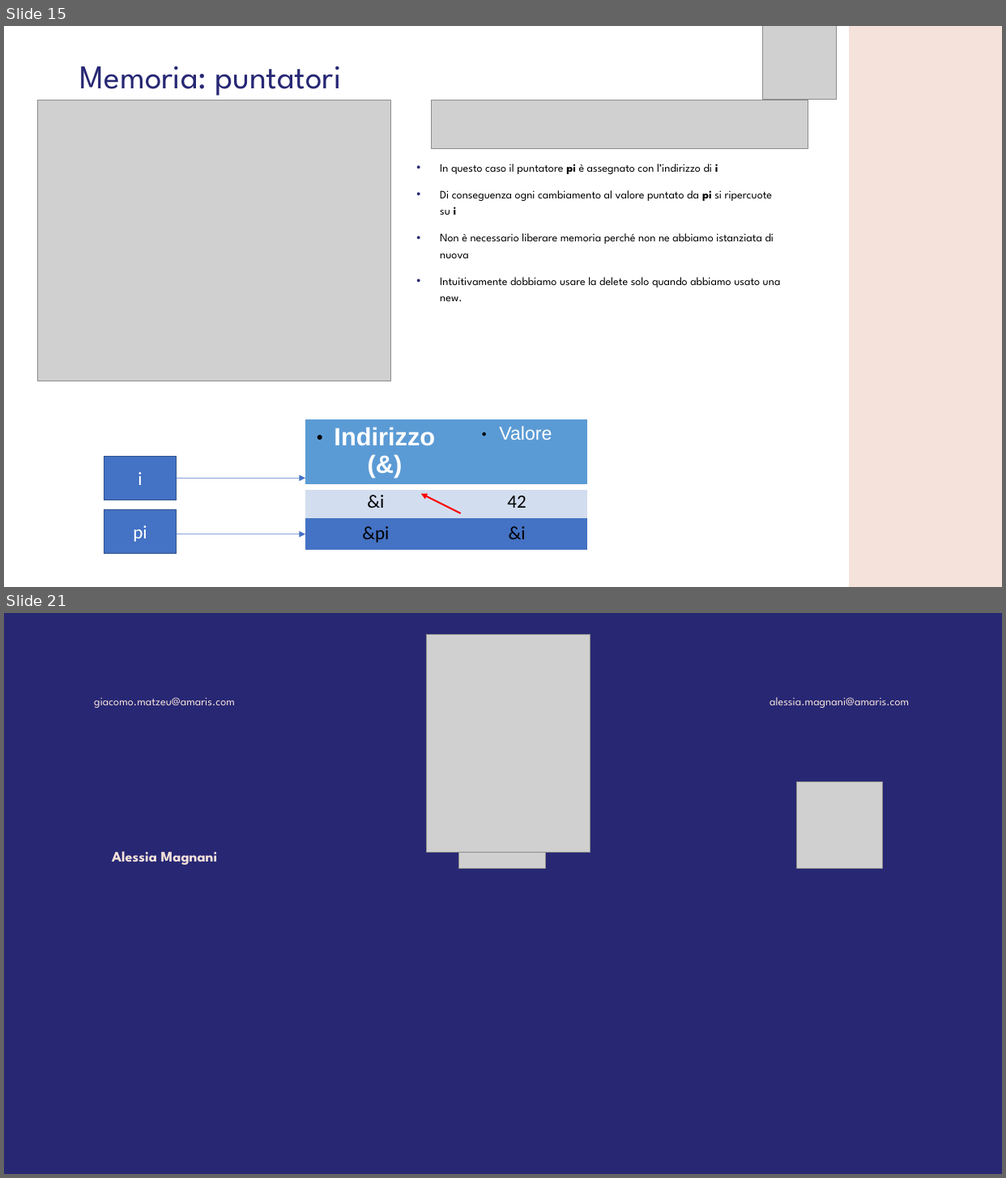
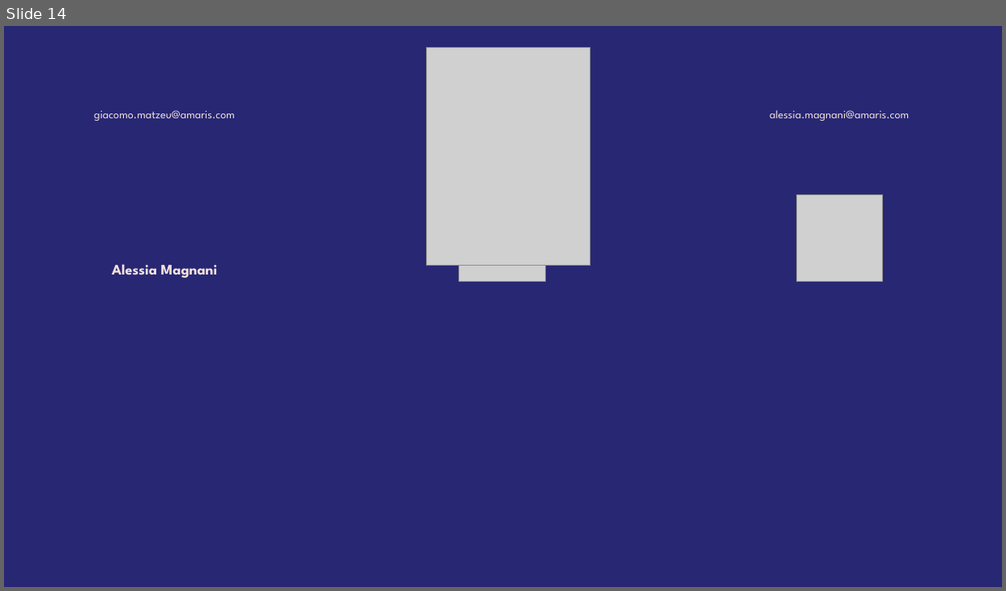
Before and after one commit to GMATZEU42/WS, a slide deck: WS04/WS_4.odp. Shown one above the other, each under a label of ours: slides 15 and 21 before the commit, slide 14 after it; the slides between them are not shown. The pictures are 1006x1178 and 1006x591 pixels, drawn with LibreOffice and Linux fonts; fonts in the diff are those of the drawing; grey boxes stand for pictures; background and template pictures are left out. Boxes give left, top, right and bottom in pixels: in the first picture for what was removed or moved away, otherwise in the second. Text is boxed around its words. In the diff, an @@ line names an element or a change of style, - is before the commit and + after.

```diff
--- a/WS04/WS_4.odp
+++ b/WS04/WS_4.odp
@@ slide 15 removed at [4,26,1002,587], background #FFFFFF @@
@@ picture removed at [762,26,837,100] @@
@@ freeform shape removed at [849,26,1002,587] @@
@@ title removed at [80,66,341,96] @@
-Memoria: puntatori
@@ picture removed at [38,100,391,382] @@
@@ picture removed at [432,100,808,149] @@
@@ text removed at [440,164,781,301] @@
-• In questo caso il puntatore pi è assegnato con l’indirizzo di i
-• Di conseguenza ogni cambiamento al valore puntato da pi si ripercuote su i
-• Non è necessario liberare memoria perché non ne abbiamo istanziata di nuova
-• Intuitivamente dobbiamo usare la delete solo quando abbiamo usato una new.
@@ table removed at [305,420,587,550], 3 rows, 2 columns @@
-Indirizzo (&) | Valore
-&i | 42
-&pi | &i
@@ freeform shape removed at [104,456,177,501] @@
-i
@@ arrow removed from (177, 478) to (305, 478) @@
@@ freeform shape removed at [104,510,177,554] @@
-pi
@@ arrow removed from (461, 514) to (421, 494) @@
@@ arrow removed from (177, 535) to (305, 535) @@
@@ what was slide 21 is now slide 14 @@
```
Also in this commit, not shown: 1 slide changed, 4 slides added, 10 other slides removed, 2 other files.
